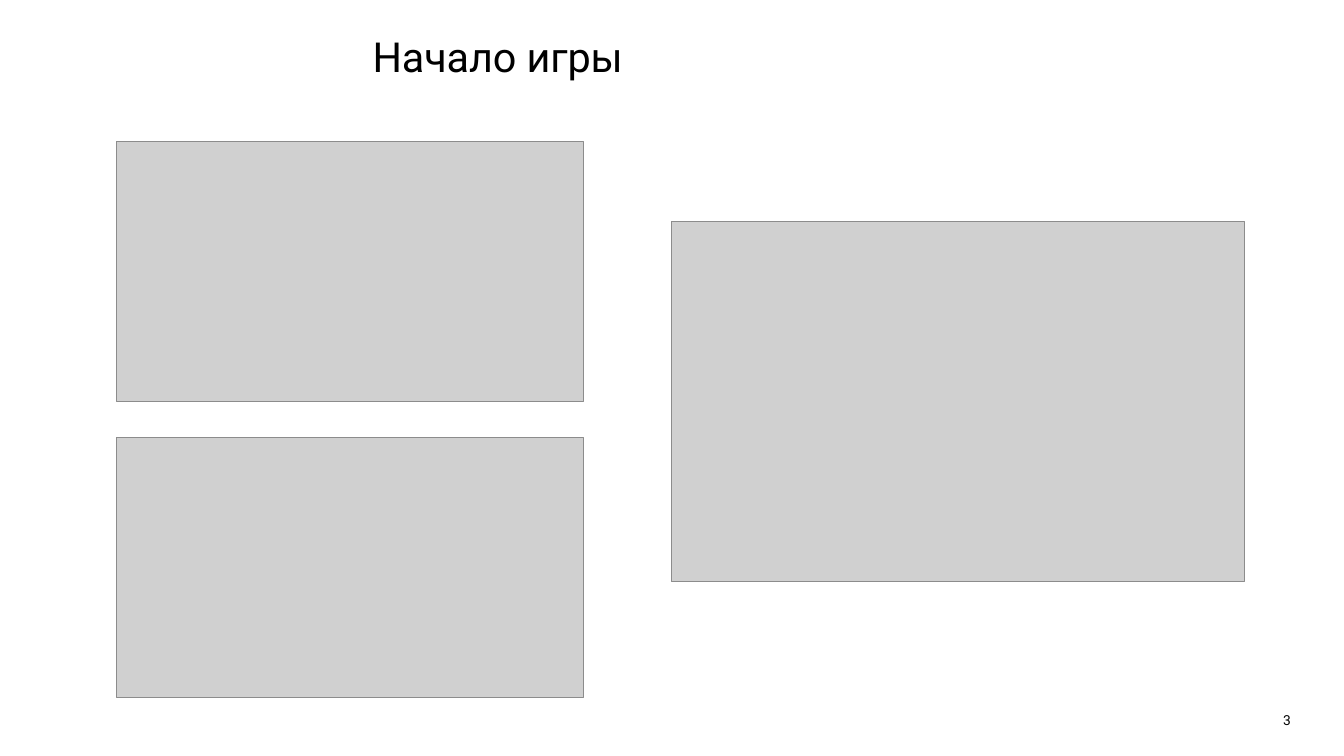
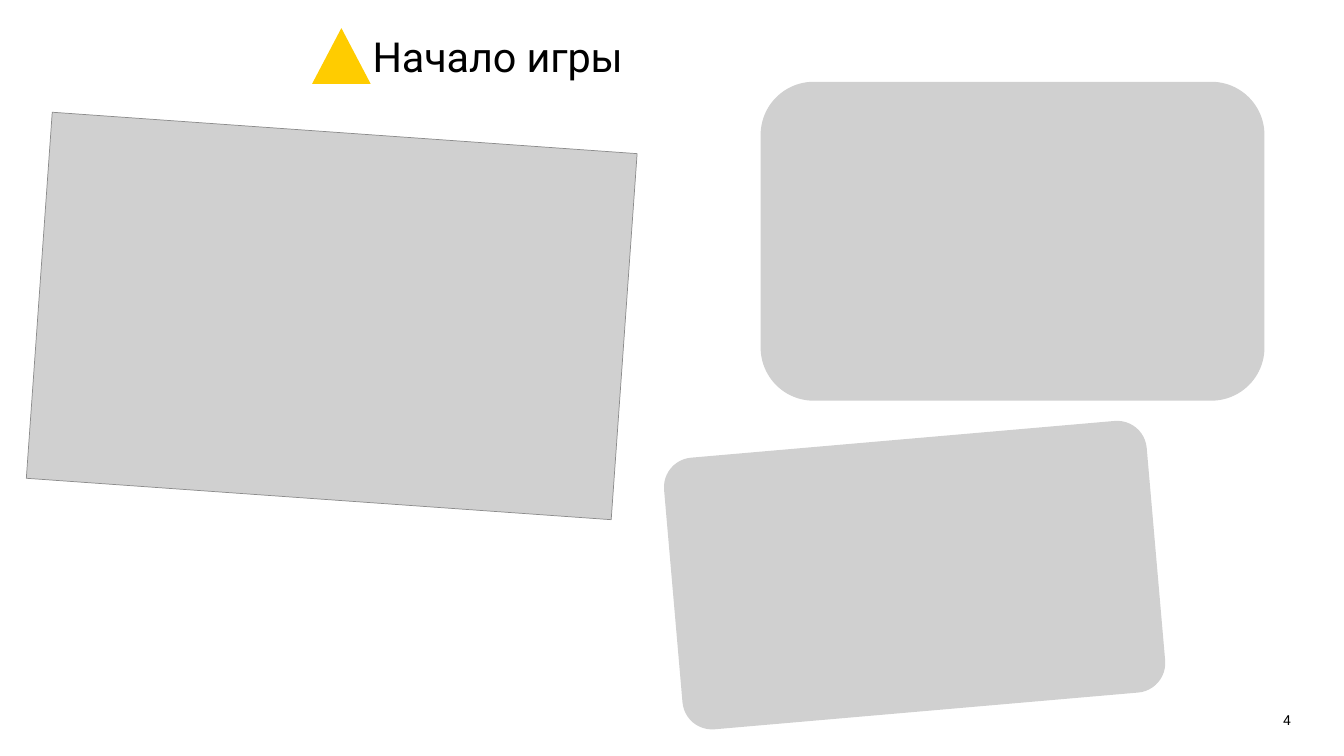
Before and after one commit to mario12508/Entangled-Tale-pygame-project, a slide deck: slide 4 of Презентация.pptx (slide 3 before the commit). Drawn at 1344x756 pixels with LibreOffice and Linux fonts; fonts in the diff are those of the drawing; grey boxes stand for pictures. Boxes give left, top, right and bottom in pixels: in the first picture for what was removed or moved away, otherwise in the second. Text is boxed around its words. In the diff, an @@ line names an element or a change of style, - is before the commit and + after.

```diff
--- a/Презентация.pptx
+++ b/Презентация.pptx
@@ triangle added at bbox=[312, 28, 371, 84], fill #FFCC00 @@
@@ picture: place and size @@
-picture at bbox=[117, 437, 583, 698]
+picture at bbox=[761, 82, 1265, 401]
@@ picture added at bbox=[26, 113, 637, 520] @@
@@ picture removed at bbox=[117, 142, 583, 402] @@
@@ picture removed at bbox=[671, 221, 1244, 581] @@
@@ picture added at bbox=[661, 418, 1167, 732] @@
@@ page number at bbox=[1283, 715, 1291, 725]: text changed @@
-3
+4
```
Also in this commit, not shown: 7 other slides changed, 2 slides added.
